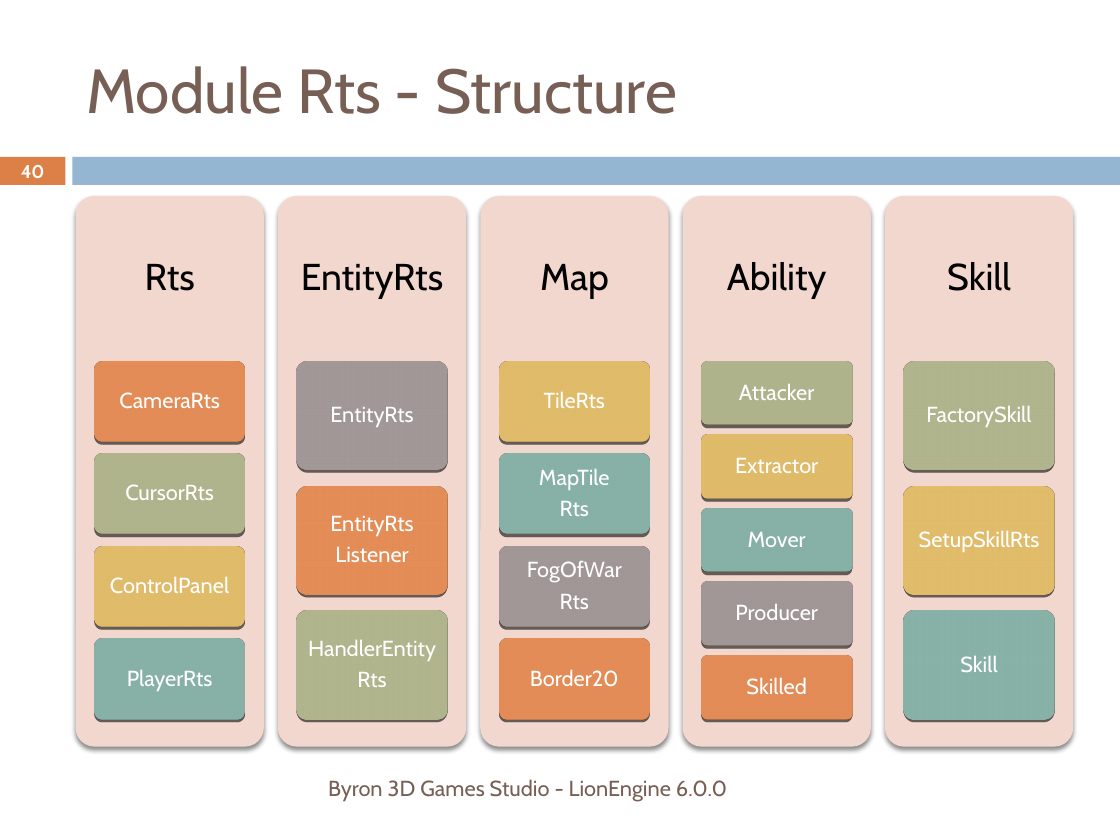
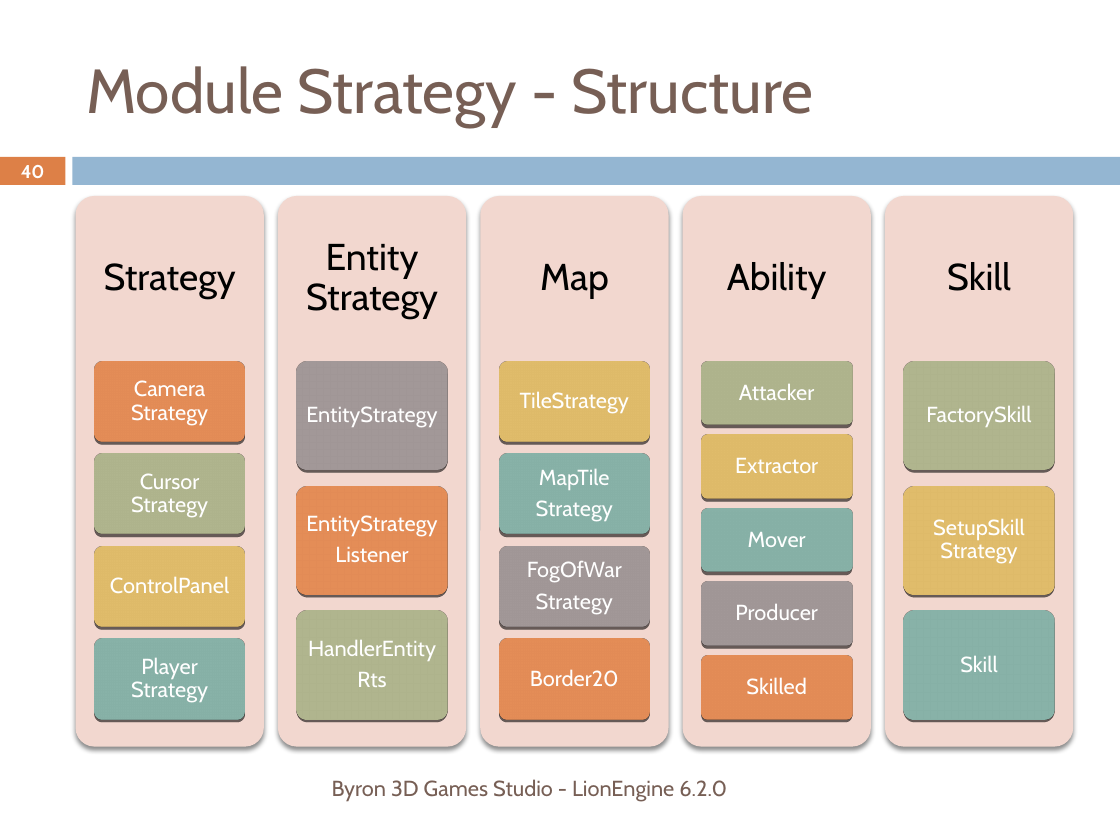
Before and after one commit to b3dgs/lionengine, a slide deck: slide 40 of doc/src/lionengine.pptx. Drawn at 1120x840 pixels with LibreOffice and Linux fonts; fonts in the diff are those of the drawing. Boxes give left, top, right and bottom in pixels: in the first picture for what was removed or moved away, otherwise in the second. Text is boxed around its words. In the diff, an @@ line names an element or a change of style, - is before the commit and + after.

```diff
--- a/doc/src/lionengine.pptx
+++ b/doc/src/lionengine.pptx
@@ title at <box>86,66,814,128</box>: text changed @@
-Module Rts - Structure
+Module Strategy - Structure
@@ text at <box>104,263,236,299</box>: text changed @@
-Rts
+Strategy
@@ text at <box>306,244,438,319</box>: text changed @@
-EntityRts
+Entity
+Strategy
@@ text at <box>131,380,208,425</box>: text changed @@
-CameraRts
+Camera
+Strategy
@@ text at <box>306,406,437,427</box>: text changed @@
-EntityRts
+EntityStrategy
@@ text at <box>520,391,629,413</box>: text changed @@
-TileRts
+TileStrategy
@@ text at <box>131,473,208,518</box>: text changed @@
-CursorRts
+Cursor
+Strategy
@@ text at <box>536,500,613,522</box>: text changed @@
-Rts
+Strategy
@@ text at <box>306,515,437,537</box>: text changed @@
-EntityRts
+EntityStrategy
@@ text at <box>933,518,1025,564</box>: text changed @@
-SetupSkillRts
+SetupSkill
+Strategy
@@ text at <box>536,593,613,614</box>: text changed @@
-Rts
+Strategy
@@ text at <box>131,658,208,703</box>: text changed @@
-PlayerRts
+Player
+Strategy
@@ text at <box>332,779,727,801</box>: text changed @@
-Byron 3D Games Studio - LionEngine 6.0.0
+Byron 3D Games Studio - LionEngine 6.2.0
```
Also in this commit, not shown: 48 other slides changed.
